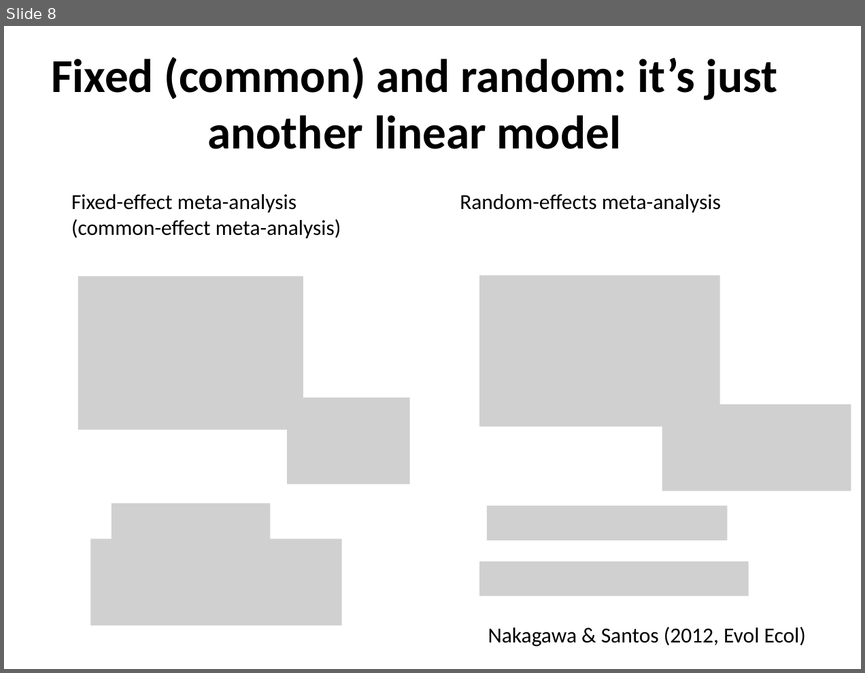
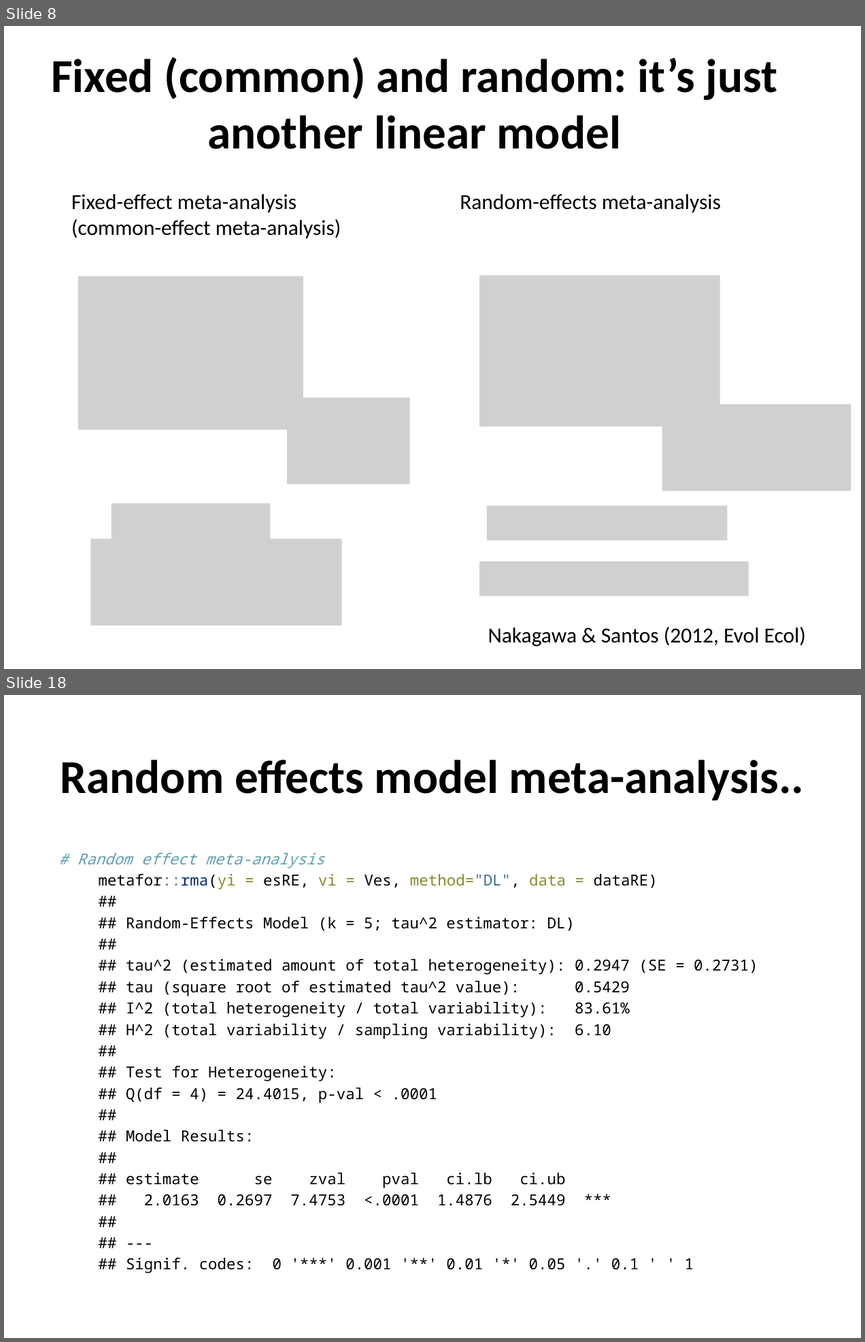
Before and after one commit to daniel1noble/meta-workshop, a slide deck: slides/2.Models.pptx. Shown one above the other, each under a label of ours: slide 8 before the commit, slides 8 and 18 after it; the slides between them are not shown. The pictures are 865x673 and 865x1342 pixels, drawn with LibreOffice and Linux fonts; fonts in the diff are those of the drawing; grey boxes stand for pictures. Boxes give left, top, right and bottom in pixels: in the first picture for what was removed or moved away, otherwise in the second. Text is boxed around its words. In the diff, an @@ line names an element or a change of style, - is before the commit and + after.

Commit message:
Added slides breaking down models

```diff
--- a/slides/2.Models.pptx
+++ b/slides/2.Models.pptx
@@ slide 18 added at (x1=4, y1=695, x2=861, y2=1338), background #FFFFFF @@
@@ title added at (x1=60, y1=760, x2=804, y2=800), 39.6 pt, text #000000, bold @@
+Random effects model meta-analysis..
@@ text added at (x1=77, y1=853, x2=757, y2=1273), 12.8 pt, text #000000 @@
+# Random effect meta-analysis
+metafor::rma(yi = esRE, vi = Ves, method="DL", data = dataRE)
+##
+## Random-Effects Model (k = 5; tau^2 estimator: DL)
+##
+## tau^2 (estimated amount of total heterogeneity): 0.2947 (SE = 0.2731)
+## tau (square root of estimated tau^2 value): 0.5429
+## I^2 (total heterogeneity / total variability): 83.61%
+## H^2 (total variability / sampling variability): 6.10
+##
+## Test for Heterogeneity:
+## Q(df = 4) = 24.4015, p-val < .0001
+##
+## Model Results:
+##
+## estimate se zval pval ci.lb ci.ub
+## 2.0163 0.2697 7.4753 <.0001 1.4876 2.5449 ***
+##
+## ---
+## Signif. codes: 0 '***' 0.001 '**' 0.01 '*' 0.05 '.' 0.1 ' ' 1
```
Also in this commit, not shown: 1 slide changed, 12 other slides added.
